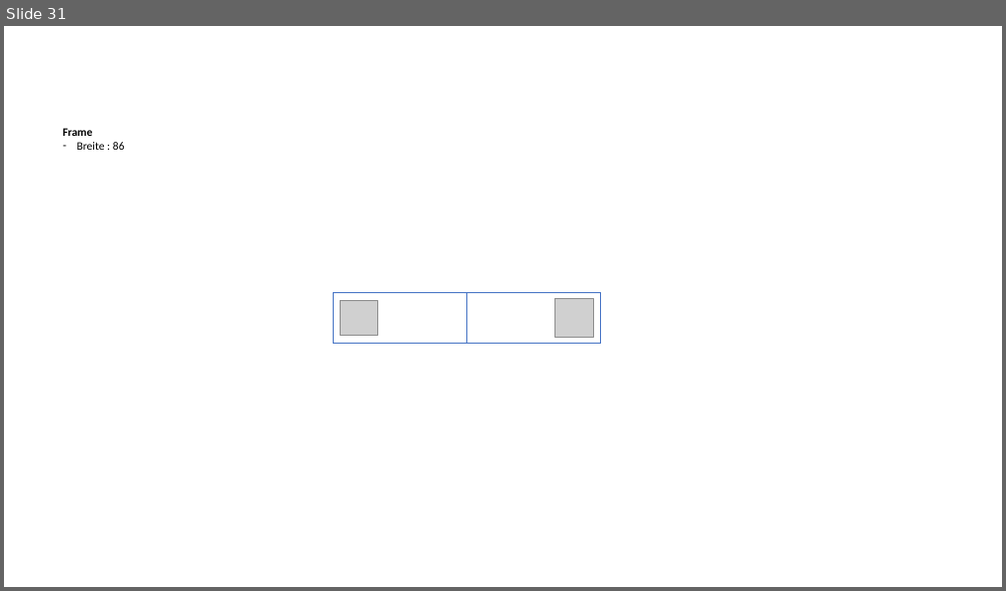
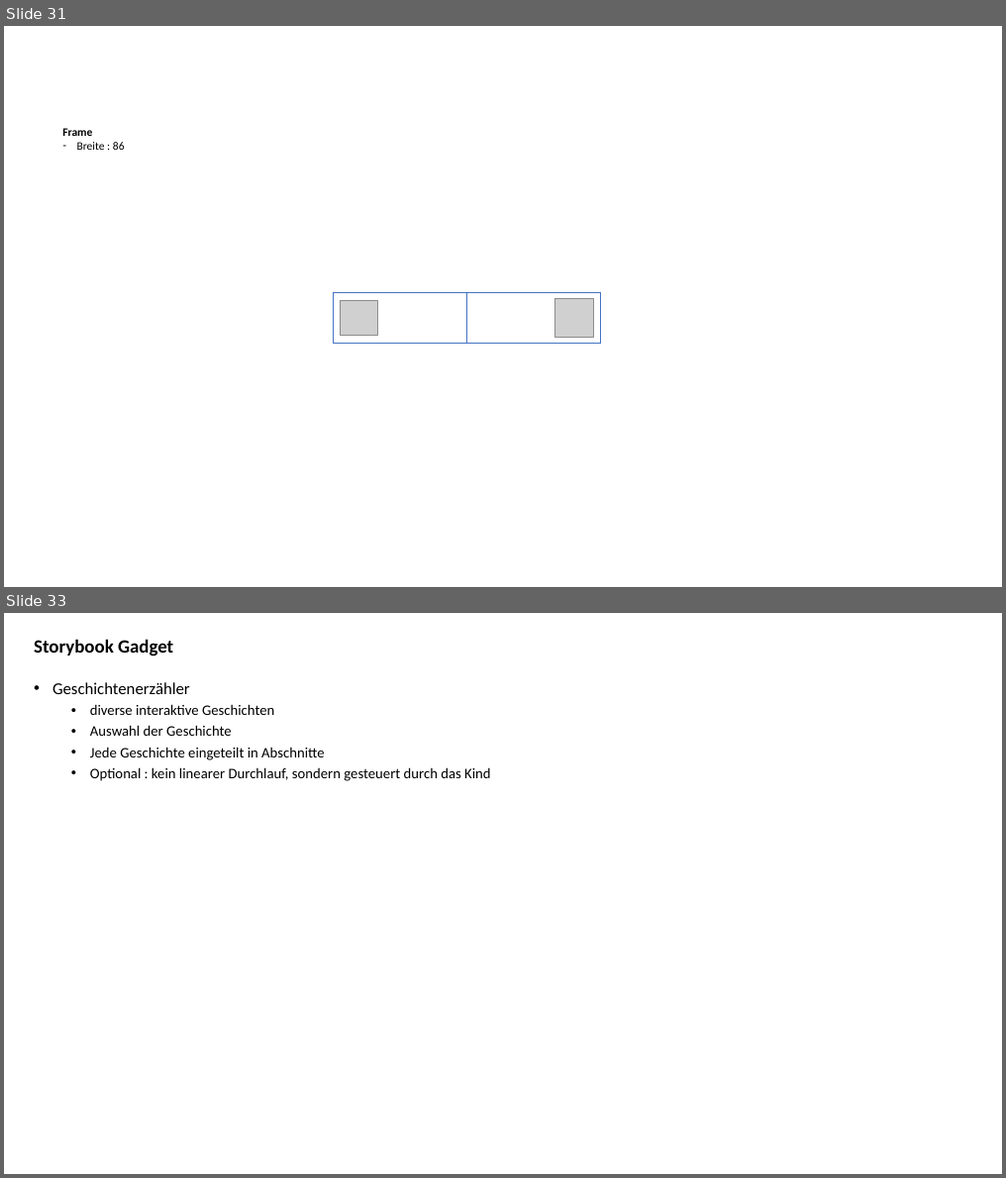
Before and after one commit to jeskes/activityboard, a slide deck: Activityboard.pptx. Shown one above the other, each under a label of ours: slide 31 before the commit, slides 31 and 33 after it; the slides between them are not shown. The pictures are 1006x591 and 1006x1178 pixels, drawn with LibreOffice and Linux fonts; fonts in the diff are those of the drawing; grey boxes stand for pictures. Boxes give left, top, right and bottom in pixels: in the first picture for what was removed or moved away, otherwise in the second. Text is boxed around its words. In the diff, an @@ line names an element or a change of style, - is before the commit and + after.

Commit message:
more on storybook

```diff
--- a/Activityboard.pptx
+++ b/Activityboard.pptx
@@ slide 33 added at box(4, 613, 1002, 1174), background #FFFFFF @@
@@ title added at box(34, 639, 173, 657), 18 pt, text #000000, bold @@
+Storybook Gadget
@@ text added at box(53, 682, 490, 781), 14 pt, text #000000 @@
+• Geschichtenerzähler
+  • diverse interaktive Geschichten
+  • Auswahl der Geschichte
+  • Jede Geschichte eingeteilt in Abschnitte
+  • Optional : kein linearer Durchlauf, sondern gesteuert durch das Kind
```
Also in this commit, not shown: 2 slides changed, 8 other slides added, 1 slide removed, 45 other files.
